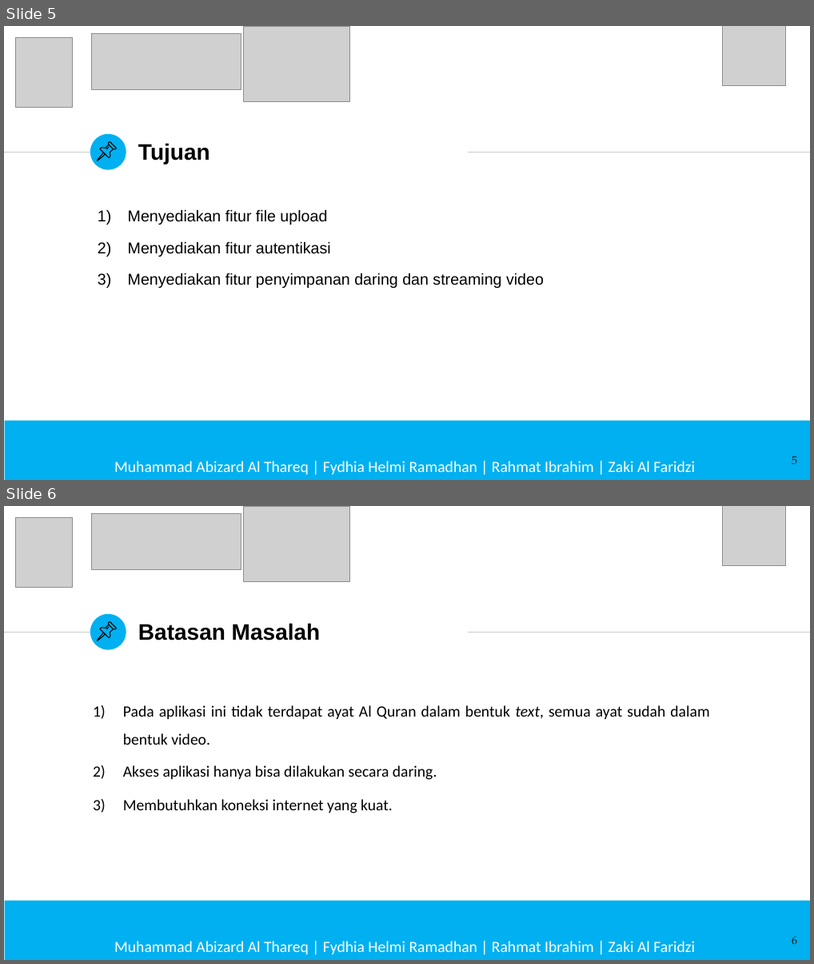
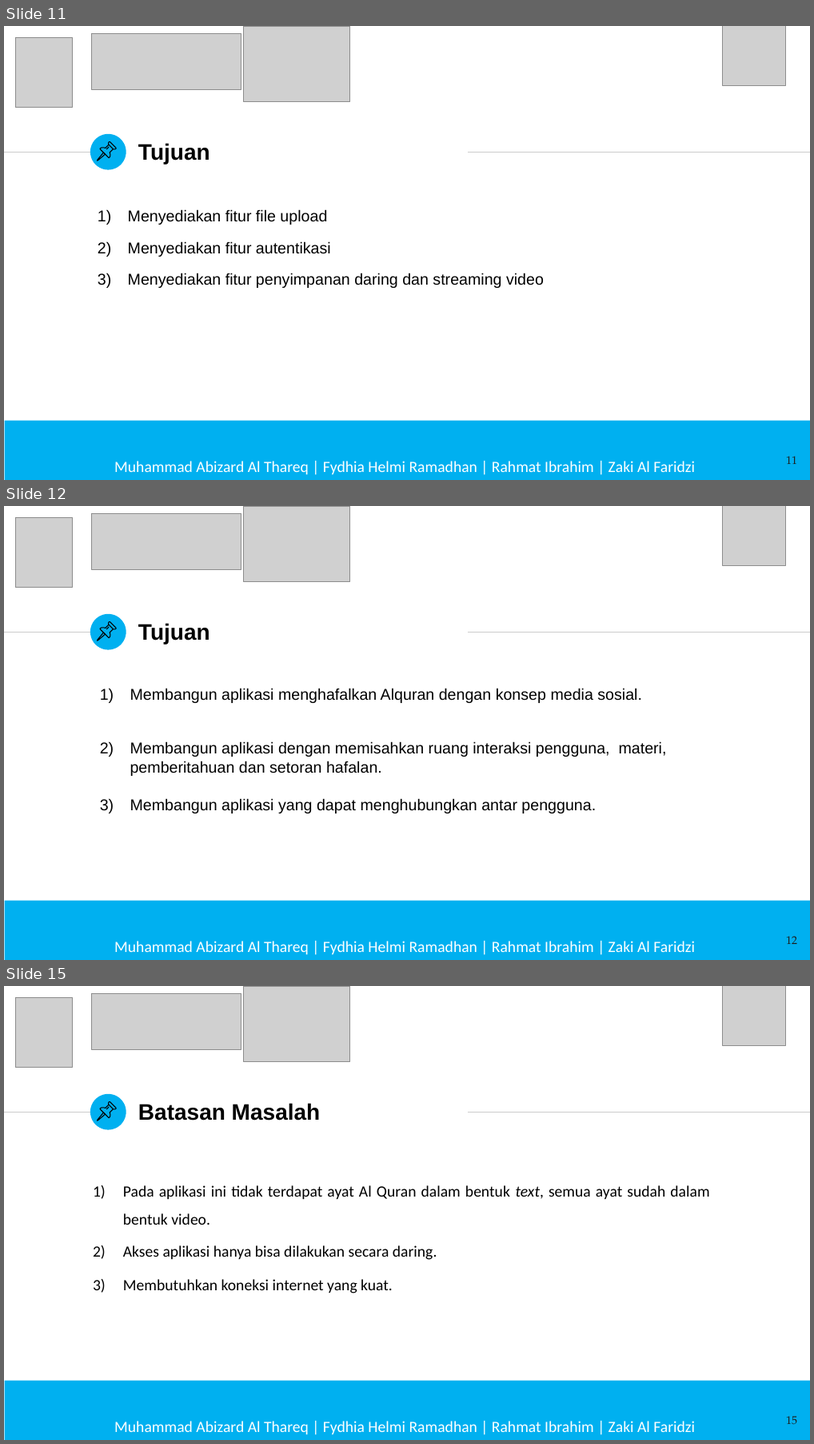
Before and after one commit to aabizardd/PA-Abizard-MYVOQU, a slide deck: PPT Prasidang/PPT Prasidang MyVoQu.pptx. Shown one above the other, each under a label of ours: slides 5 and 6 before the commit, slides 11, 12 and 15 after it; the slides between them are not shown. The pictures are 814x964 and 814x1444 pixels, drawn with LibreOffice and Linux fonts; fonts in the diff are those of the drawing; grey boxes stand for pictures; background and template pictures are left out. Boxes give left, top, right and bottom in pixels: in the first picture for what was removed or moved away, otherwise in the second. Text is boxed around its words. In the diff, an @@ line names an element or a change of style, - is before the commit and + after.

```diff
--- a/PPT Prasidang/PPT Prasidang MyVoQu.pptx
+++ b/PPT Prasidang/PPT Prasidang MyVoQu.pptx
@@ slide 12 added at (x1=4, y1=506, x2=810, y2=960), background #FFFFFF; not listed: 3 template elements that a slide beside it also shows @@
@@ picture added at (x1=15, y1=517, x2=73, y2=587) @@
@@ picture added at (x1=92, y1=513, x2=242, y2=569) @@
@@ picture added at (x1=243, y1=506, x2=350, y2=582) @@
@@ picture added at (x1=722, y1=506, x2=786, y2=566) @@
@@ title added at (x1=138, y1=623, x2=210, y2=644), 20 pt, text #000000, bold @@
+Tujuan
@@ group added at (x1=98, y1=621, x2=116, y2=640): 4 freeform shapes @@
@@ text added at (x1=130, y1=688, x2=667, y2=813), 14 pt, text #000000 @@
+1) Membangun aplikasi menghafalkan Alquran dengan konsep media sosial.
+2) Membangun aplikasi dengan memisahkan ruang interaksi pengguna, materi, pemberitahuan dan setoran hafalan.
+3) Membangun aplikasi yang dapat menghubungkan antar pengguna.
@@ rectangle added at (x1=5, y1=900, x2=810, y2=960), fill #00B0F0 @@
@@ page number added at (x1=786, y1=936, x2=798, y2=944), 10 pt, text #1D1D1B @@
+12
@@ text added at (x1=114, y1=940, x2=695, y2=954), 14 pt, text #FFFFFF @@
+Muhammad Abizard Al Thareq | Fydhia Helmi Ramadhan | Rahmat Ibrahim | Zaki Al Faridzi
@@ what was slide 5 is now slide 11 @@
@@ page number at (x1=786, y1=456, x2=798, y2=464): text changed @@
-5
+11
@@ what was slide 6 is now slide 15 @@
@@ page number at (x1=786, y1=1416, x2=798, y2=1424): text changed @@
-6
+15
```
Also in this commit, not shown: 4 slides changed, 11 other slides added, 1 other file.
